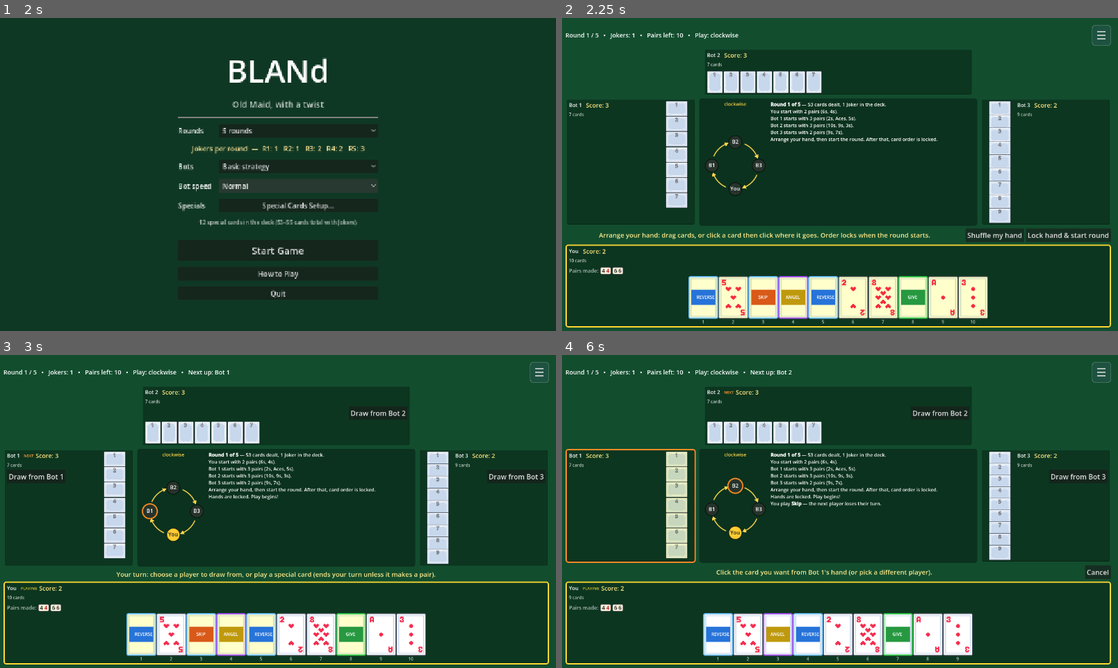
Above: before the commit, frames 1-4 (two rows, left to right).
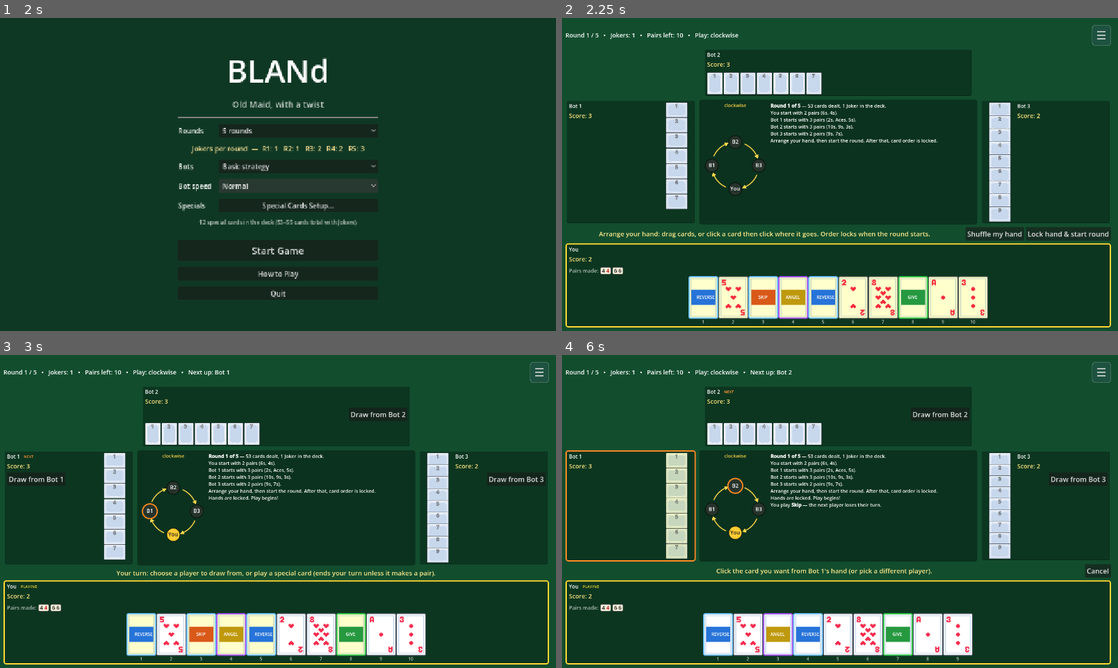
Above: after the commit, the same moments.

Repository: louibasmu/BLANd-
Game: Godot game, scene res://BaseGame/2. MainMenu/main_menu.tscn
The game is run twice, just before and just after one commit, with the same random seed, the same clock (stepped at 60 frames per second) and the same inputs.
Inputs:
- Up to frame 1 (2 s): click "Normal" at 0.5 s; click "Normal" at 1.25 s
- Up to frame 2 (2.25 s): click "Start Game" at 2 s
- Up to frame 3 (3 s): click "Lock hand & start round" at 2.75 s
- Up to frame 4 (6 s): click "SKIP" at 3.5 s; click "☰" at 4.25 s; click "Draw from Bot 2" at 5 s; click "Draw from Bot 1" at 5.75 s

Frame 1 is identical in both runs. In frame 2, 4.8% of the frame differs, in the area x 0-99%, y 11-78%; in frame 3, 4.6%; in frame 4, 5.1%.

Commit message:
removed the card count from player panel, score is under the bot name now.

Diff:
--- a/game-dev-seminar/BaseGame/5. CardTable/game_table.gd
+++ b/game-dev-seminar/BaseGame/5. CardTable/game_table.gd
@@ -452,7 +452,7 @@
 	var score_l := Label.new()
 	score_l.add_theme_font_size_override("font_size", 16)
 	score_l.add_theme_color_override("font_color", Color(1, 0.9, 0.5))
-	head.add_child(score_l)
+	v.add_child(score_l)
 	var info_l := Label.new()
 	info_l.size_flags_horizontal = Control.SIZE_EXPAND_FILL
 	info_l.clip_text = true
@@ -804,12 +804,15 @@
 		badge.text = "  NEXT"
 		badge.add_theme_color_override("font_color", Color(1, 0.6, 0.2))
 	seat["score"].text = "Score: %d" % p.total_score
-	var info := "%d card%s" % [p.hand.size(), "" if p.hand.size() == 1 else "s"]
+	var info := ""
 	if p.frozen_turns > 0:
-		info += "   •   FROZEN (%d)" % p.frozen_turns
+		info = "FROZEN (%d)" % p.frozen_turns
 	if p.finished:
-		info += "   •   SAFE (out of cards)"
+		if not info.is_empty():
+			info += "   •   "
+		info += "SAFE (out of cards)"
 	seat["info"].text = info
+	seat["info"].visible = not info.is_empty()
 
 	# Border colour priority: current player, then frozen, then "being drawn from".
 	var is_current := game.current == i and game.phase != BlandGame.Phase.ROUND_OVER \
